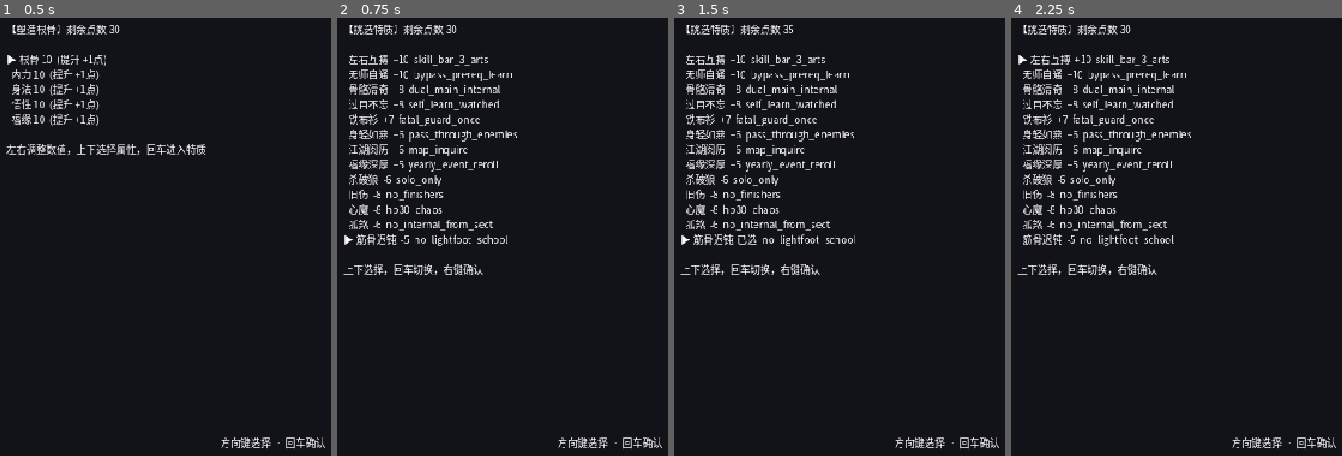
Above: before the commit, frames 1-4 (left to right).
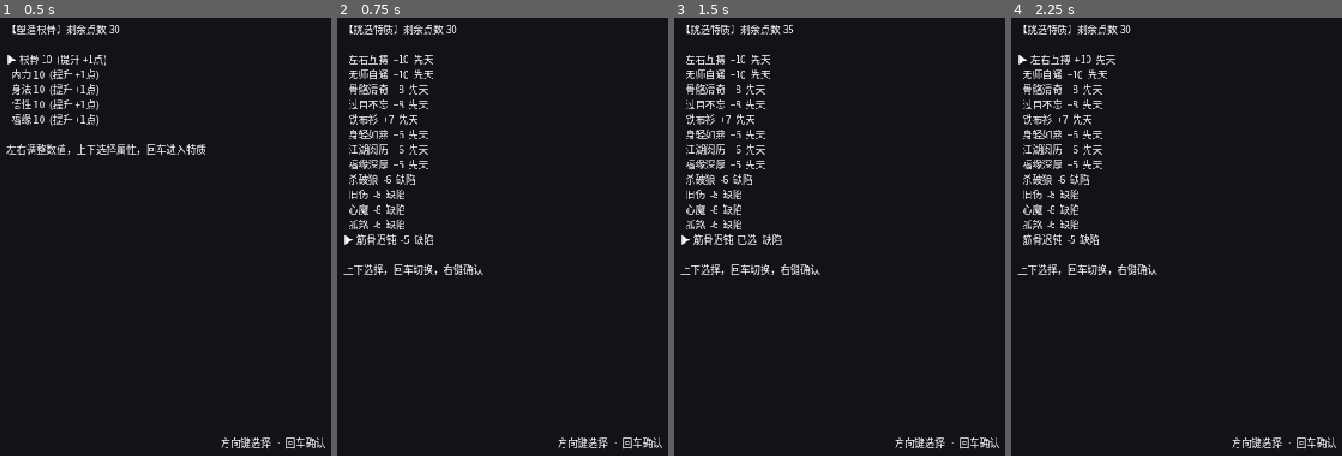
Above: after the commit, the same moments.

Repository: linxuhao/jinyong-heroes
Game: Godot game, scene res://scenes/segments/creation.tscn
Two runs of this game, one before a commit and one after it. Both use one fixed random seed, a clock stepped at 60 frames per second and the inputs below. This scene is started directly instead of the project's main scene. Sound files missing from this copy of the repository are replaced by a short silence.
Inputs (mouse positions are in pixels of both pictures, inside the frame that each line leads up to):
- Up to frame 1 (0.5 s): no input
- Up to frame 2 (0.75 s): tap Enter (tutorial_next) at 0.5 s; move the mouse to (568, 307) at 0.52 s; hold W (move_up) from 0.53 s (still down); hold J (basic_attack) from 0.53 s (still down); click (568, 307) at 0.67 s
- Up to frame 3 (1.5 s): release W (move_up) at 1.25 s; release J (basic_attack) at 1.25 s; tap Space (end_turn) at 1.25 s; drag from (outside the picture) to (905, 307) at 1.27 s
- Up to frame 4 (2.25 s): tap Enter (tutorial_next) at 2 s; move the mouse to (1044, 101) at 2.02 s; hold A (move_left) from 2.03 s (still down); hold Enter (tutorial_next) from 2.03 s (still down)

Frame 1 is identical in both runs. In frame 2, 3.0% of the frame differs, in the area x 14-55%, y 8-53%; in frame 3, 3.1%; in frame 4, 3.1%.

Commit message:
dpe_game/t_impl: segments_creation_sect [jinyong-spine] (1 file(s))

Diff:
--- a/scripts/segments/creation.gd
+++ b/scripts/segments/creation.gd
@@ -167,7 +167,7 @@
 				var def = _traits[i]
 				var marker: String = "▶" if i == trait_index else " "
 				var owned: String = "已选" if trait_ids.has(def.id) else ("+" + str(def.cost) if def.cost > 0 else str(def.cost))
-				text += "%s %s  %s  %s\n" % [marker, def.display_name, owned, def.hooks[0] if not def.hooks.is_empty() else ""]
+				text += "%s %s  %s  %s\n" % [marker, def.display_name, owned, ("先天" if def.cost > 0 else "缺陷")]
 			text += "\n上下选择，回车切换，右键确认"
 		"CONFIRM":
 			text = "【确认】剩余点数 %d（可保留余点）\n\n" % points_left
